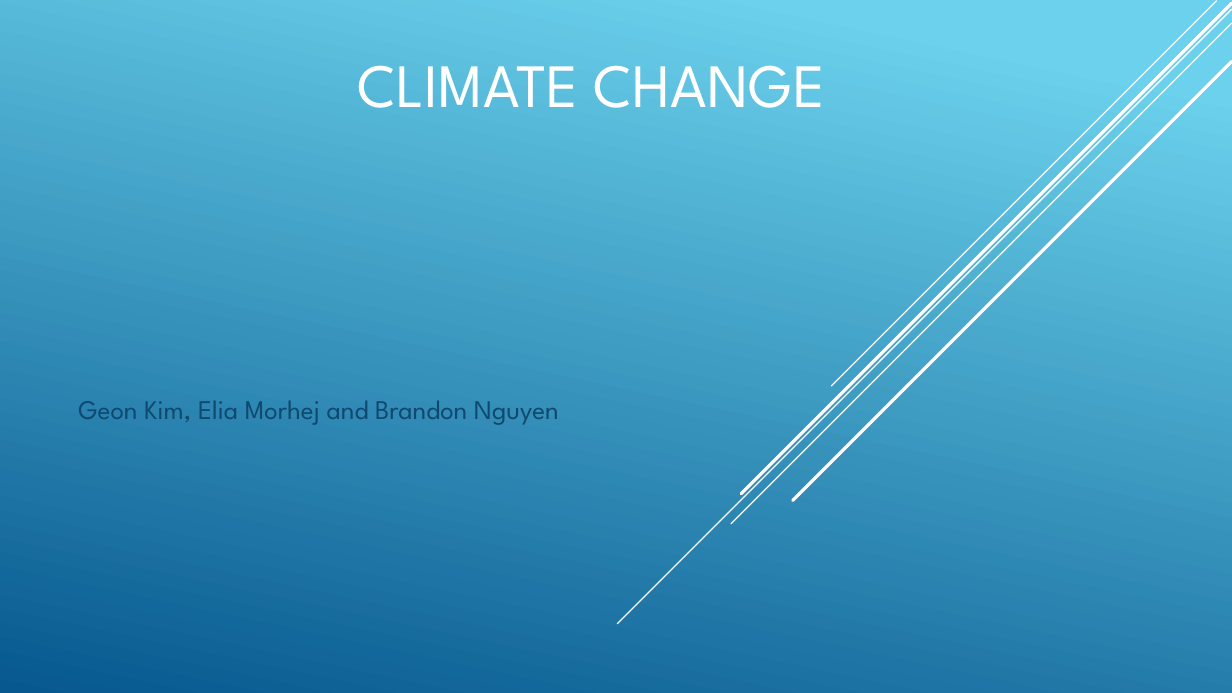
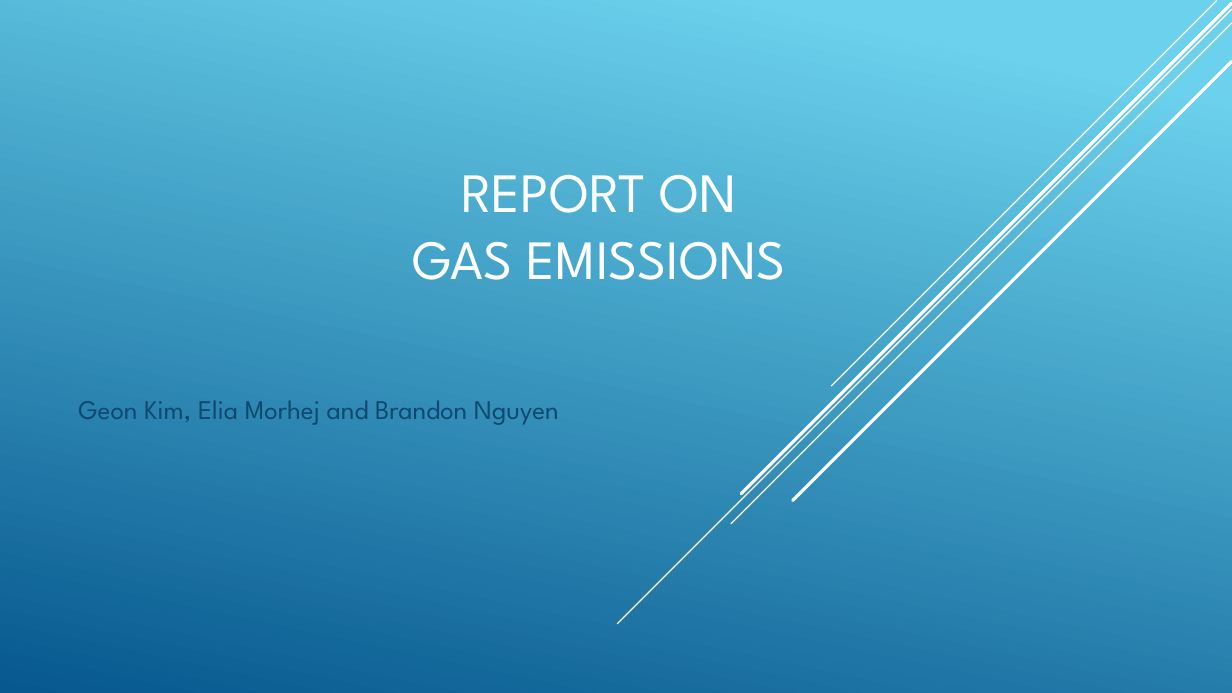
Before and after one commit to BrandonN007/Assignment3, a slide deck: slide 1 of Climate Change.pptx. Drawn at 1232x693 pixels with LibreOffice and Linux fonts; fonts in the diff are those of the drawing. Boxes give left, top, right and bottom in pixels: in the first picture for what was removed or moved away, otherwise in the second. Text is boxed around its words. In the diff, an @@ line names an element or a change of style, - is before the commit and + after.

```diff
--- a/Climate Change.pptx
+++ b/Climate Change.pptx
@@ title removed at box(358, 65, 825, 108) @@
-CLIMATE CHANGE
@@ title added at box(412, 175, 786, 280), 43.2 pt, text #FFFFFF @@
+REPORT ON
+GAS EMISSIONS
```
